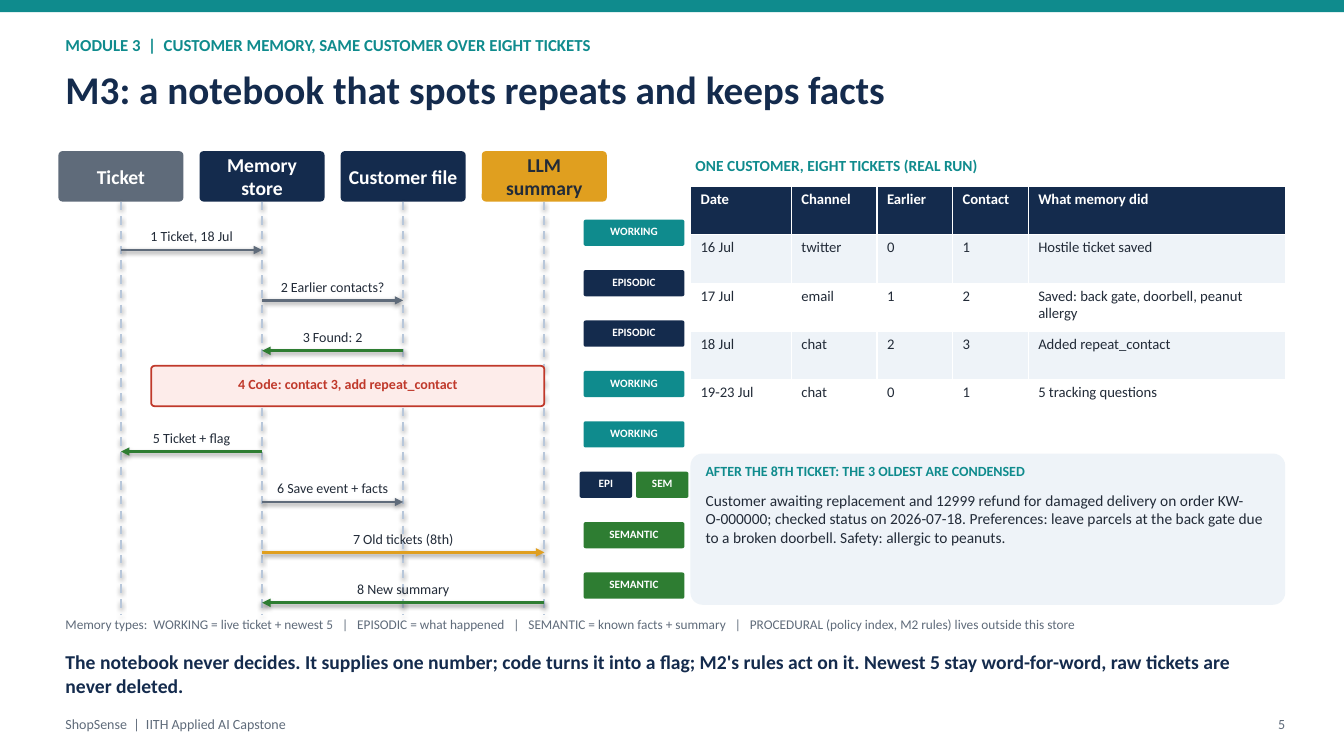
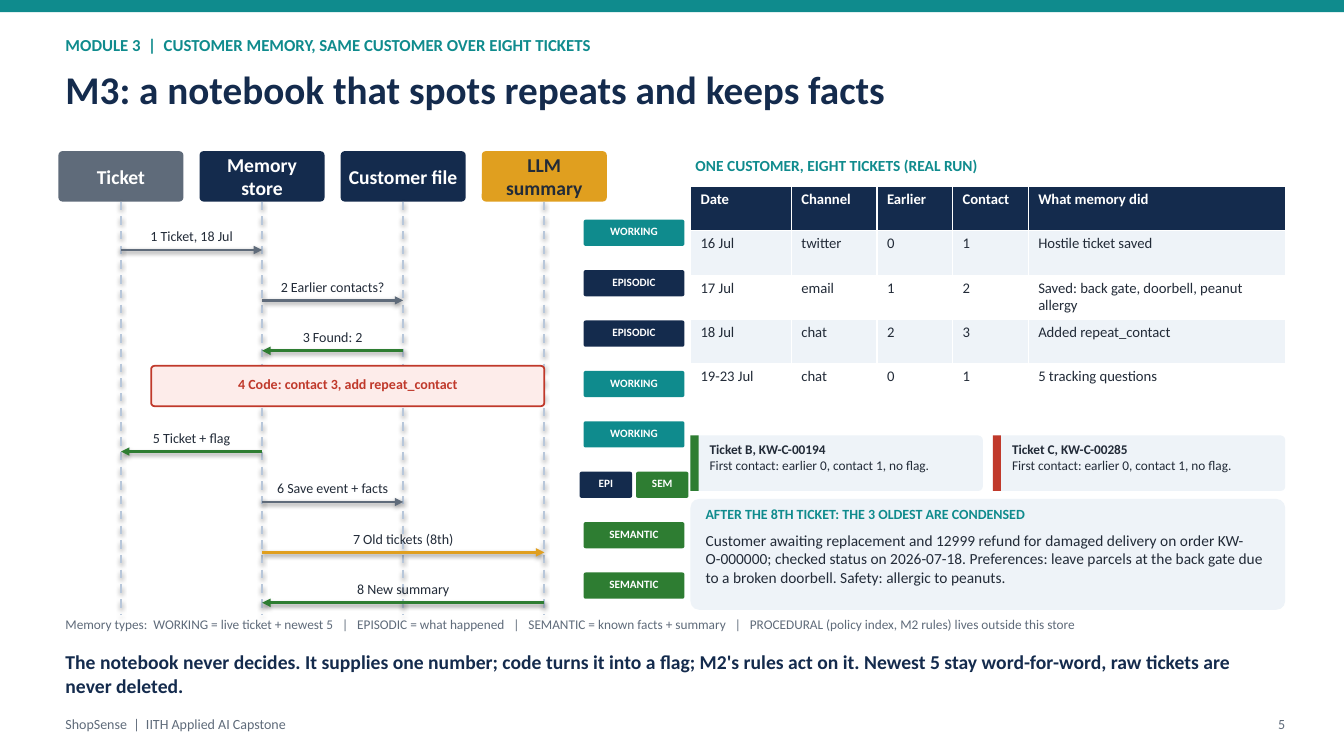
Before and after one commit to abhraj786/iith-ai-capstone-shopsense, a slide deck: slide 5 of docs/deck/iith-ai-capstone-shopsense.pptx. Drawn at 1344x756 pixels with LibreOffice and Linux fonts; fonts in the diff are those of the drawing. Boxes give left, top, right and bottom in pixels: in the first picture for what was removed or moved away, otherwise in the second. Text is boxed around its words. In the diff, an @@ line names an element or a change of style, - is before the commit and + after.

Commit message:
Deck: show tickets B and C on M1, M2, M3 slides and fill the M7 box

```diff
--- a/docs/deck/iith-ai-capstone-shopsense.pptx
+++ b/docs/deck/iith-ai-capstone-shopsense.pptx
@@ table: place and size @@
-table at bbox=[691, 187, 1286, 429]
+table at bbox=[691, 187, 1286, 408]
@@ rounded rectangle added at bbox=[691, 436, 983, 491], fill #EEF3F8 @@
@@ rectangle added at bbox=[691, 436, 699, 491], fill #2E7D32 @@
@@ text added at bbox=[710, 444, 929, 473], 9.5 pt, text #222B38 @@
+Ticket B, KW-C-00194
+First contact: earlier 0, contact 1, no flag.
@@ rounded rectangle added at bbox=[993, 436, 1286, 491], fill #EEF3F8 @@
@@ rectangle added at bbox=[993, 436, 1001, 491], fill #C0392B @@
@@ text added at bbox=[1012, 444, 1231, 473], 9.5 pt, text #222B38 @@
+Ticket C, KW-C-00285
+First contact: earlier 0, contact 1, no flag.
@@ rounded rectangle: place and size @@
-rounded rectangle at bbox=[691, 454, 1286, 605]
+rounded rectangle at bbox=[691, 499, 1286, 610]
@@ text "AFTER THE 8TH TICKET: THE ...": place and size @@
-text "AFTER THE 8TH TICKET: THE ..." at bbox=[706, 466, 1025, 476]
+text "AFTER THE 8TH TICKET: THE ..." at bbox=[706, 509, 1025, 519]
@@ text "Customer awaiting replacement and 12999 ...": place and size @@
-text "Customer awaiting replacement and 12999 ..." at bbox=[706, 495, 1263, 546]
+text "Customer awaiting replacement and 12999 ..." at bbox=[706, 535, 1263, 586]
```
Also in this commit, not shown: 3 other slides changed, 1 other file.
